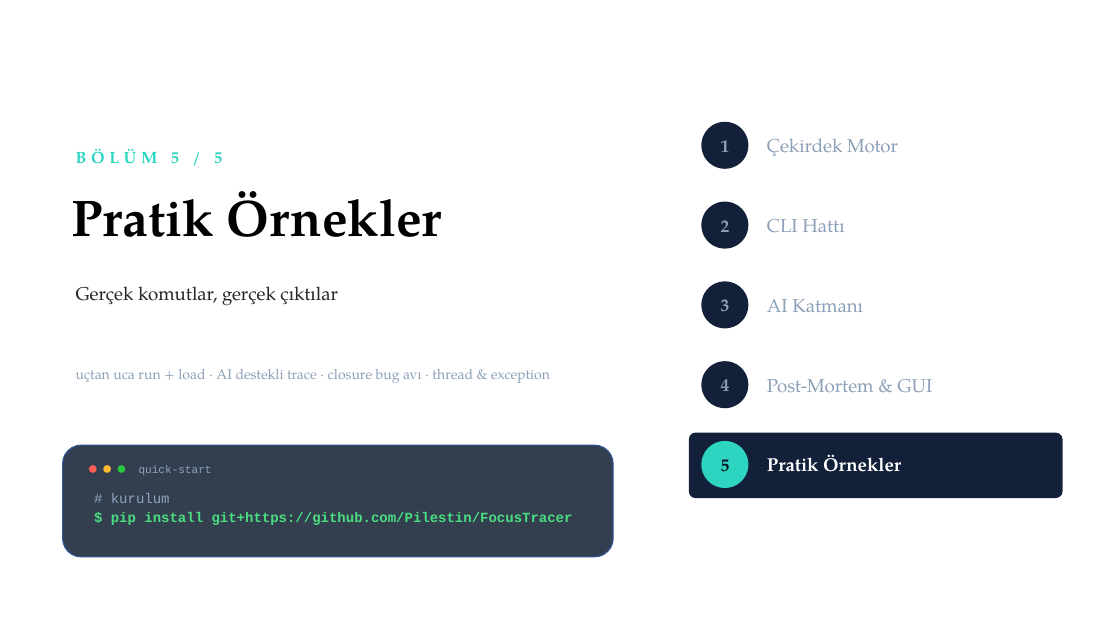
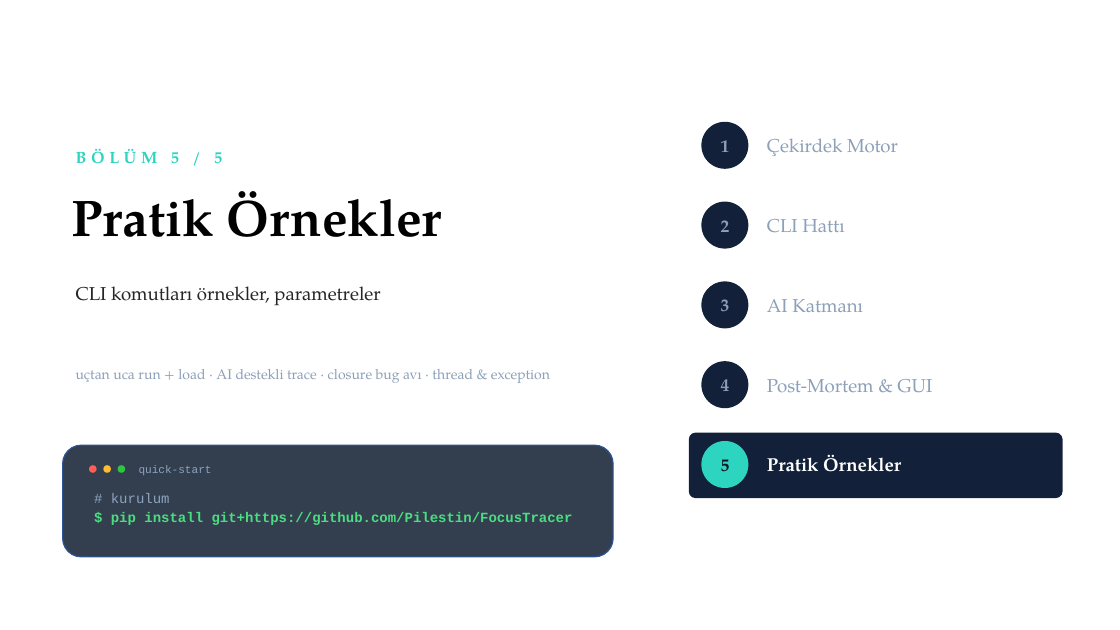
Before and after one commit to BitnetTR/focustracer, a slide deck: slide 23 of docs/FocusTracer_Sunum.pptx (slide 30 before the commit). Drawn at 1120x630 pixels with LibreOffice and Linux fonts; fonts in the diff are those of the drawing. Boxes give left, top, right and bottom in pixels: in the first picture for what was removed or moved away, otherwise in the second. Text is boxed around its words. In the diff, an @@ line names an element or a change of style, - is before the commit and + after.

```diff
--- a/docs/FocusTracer_Sunum.pptx
+++ b/docs/FocusTracer_Sunum.pptx
@@ text at [76,286,380,306]: text changed @@
-Gerçek komutlar, gerçek çıktılar
+CLI komutları örnekler, parametreler
```
Also in this commit, not shown: 21 other slides changed, 1 slide added, 4 slides removed, 1 other file.
